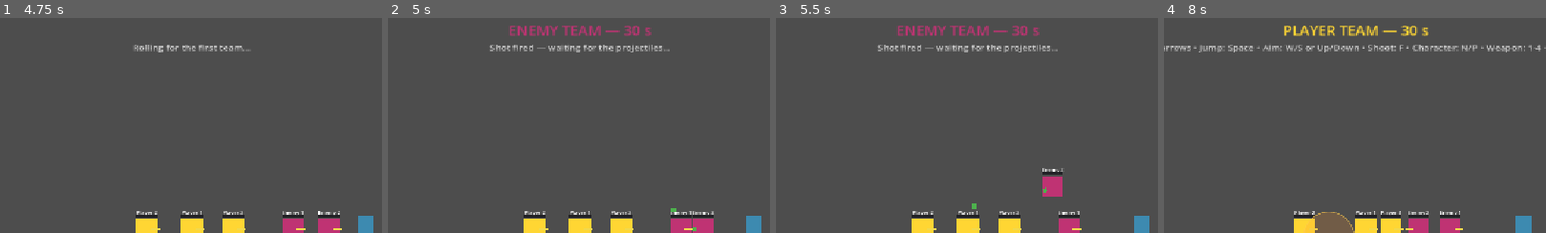
Above: before the commit, frames 1-4 (left to right).
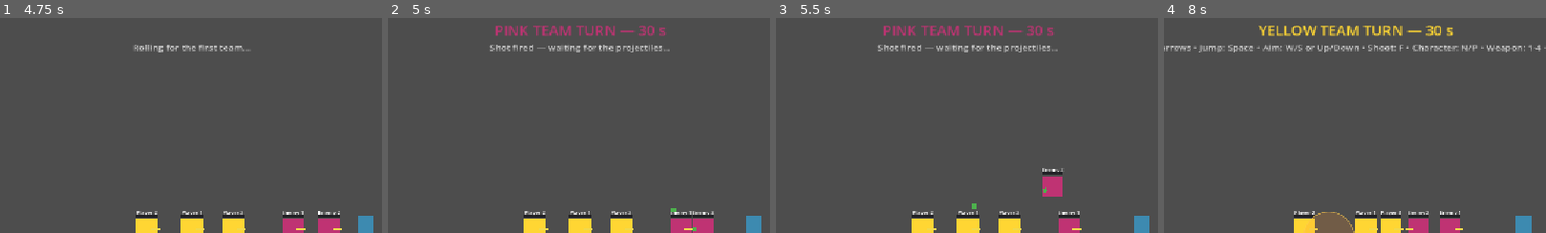
Above: after the commit, the same moments.

Repository: SDVGames-Studio/forms
Game: Godot game, scene res://Main.tscn
Two runs of this game, one before a commit and one after it. Both use one fixed random seed, a clock stepped at 60 frames per second and the inputs below.
Inputs (mouse positions are % of the whole screen's width and height, from its top left):
- Up to frame 1 (4.75 s): click "New game" at 0.5 s; click "Level 1" at 1.25 s; click "Normal" at 2 s; click "Normal" at 2.75 s; click "START" at 3.5 s; click (90, 87) at 4.27 s
- Up to frame 2 (5 s): no input
- Up to frame 3 (5.5 s): click (95, 87) at 5.02 s
- Up to frame 4 (8 s): click (90, 95) at 5.77 s; click (95, 95) at 6.52 s; tap Enter at 7.25 s; move the mouse to (72, 45) at 7.27 s; hold D (move_right) from 7.28 s (still down); tap F (shoot) at 7.35 s; click (72, 45) at 7.42 s; tap Space (jump) at 7.52 s
The pictures show only the part of the screen within x 25-75%, y 1-51%; the shares and areas given below are measured in that part.

Frame 1 is identical in both runs. In frame 2, 1.4% of the frame differs, in the area x 28-73%, y 3-9%; in frame 3, 1.4%; in frame 4, 1.6%, in the area x 24-76%, y 3-9%.

Commit message:
feat(turn): name teams by color in the turn banner (#165)

Diff:
--- a/TurnController.gd
+++ b/TurnController.gd
@@ -16,8 +16,8 @@
 const TEAM_PLAYER := "player"
 const TEAM_ENEMY := "enemy"
 const TEAM_NAMES := {
-	TEAM_PLAYER: "PLAYER TEAM",
-	TEAM_ENEMY: "ENEMY TEAM",
+	TEAM_PLAYER: "YELLOW TEAM",
+	TEAM_ENEMY: "PINK TEAM",
 }
 ## Body colors match the scene-authored team tints (issue #60).
 const TEAM_COLORS := {
@@ -370,7 +370,9 @@
 				_hint_label.text = HINT_ROLL
 		return
 	var team_name: String = TEAM_NAMES[active_team]
-	_label.text = "%s — %d s" % [team_name, ceili(_turn_left)]
+	# Issue #165: the banner names the team by its exact color and is
+	# painted in that team color.
+	_label.text = "%s TURN — %d s" % [team_name, ceili(_turn_left)]
 	_label.add_theme_color_override("font_color", TEAM_COLORS[active_team])
 	_update_hint()
 
--- a/tests/test_issue151.gd
+++ b/tests/test_issue151.gd
@@ -5,7 +5,7 @@
 ##   - a player character that reaches 0 HP is dead (_dead flag) and no
 ##     longer counts toward its team even before the death animation frees
 ##     the node (previously players never died at all);
-##   - wiping the player team ends the game with "ENEMY TEAM WINS!";
+##   - wiping the player team ends the game with "PINK TEAM WINS!";
 ##   - mutual destruction ends in an explicit "DRAW!" instead of a
 ##     phantom winner;
 ##   - living members of both teams keep the game running.
@@ -41,8 +41,8 @@
 		failures.append("living enemy must count as alive")
 	tc._check_win()
 	if not tc.game_over or tc._label == null \
-			or tc._label.text != "ENEMY TEAM WINS!":
-		failures.append("wiped player team must end with ENEMY TEAM WINS!")
+			or tc._label.text != "PINK TEAM WINS!":
+		failures.append("wiped player team must end with PINK TEAM WINS!")
 
 	# Mutual destruction -> DRAW, not a phantom winner.
 	tc.game_over = false
